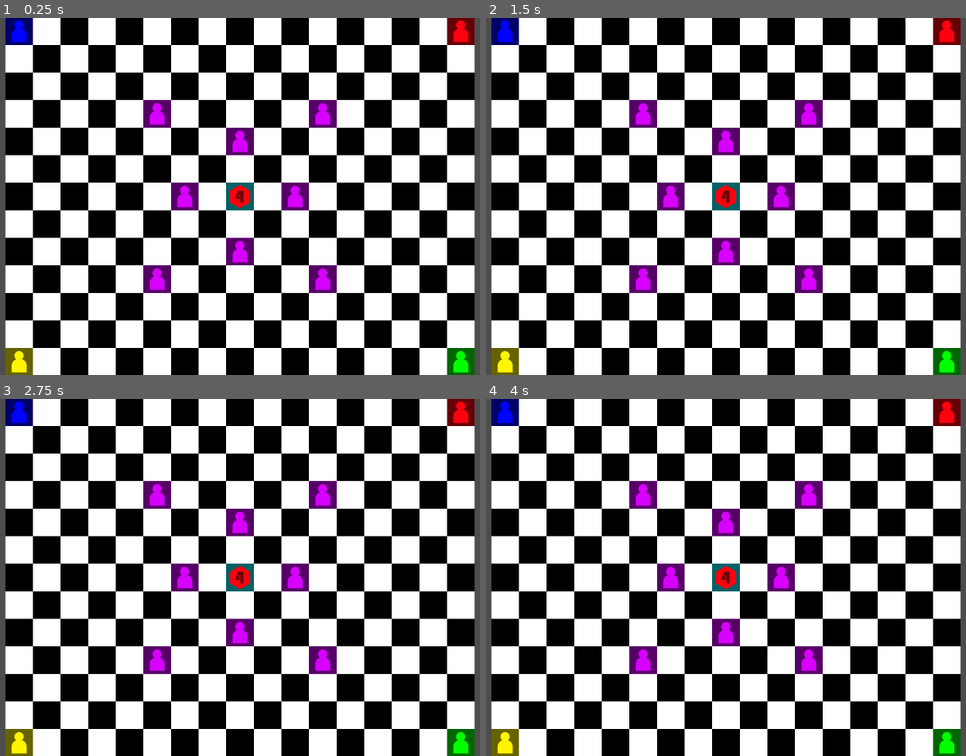
Above: before the commit, frames 1-4 (two rows, left to right).
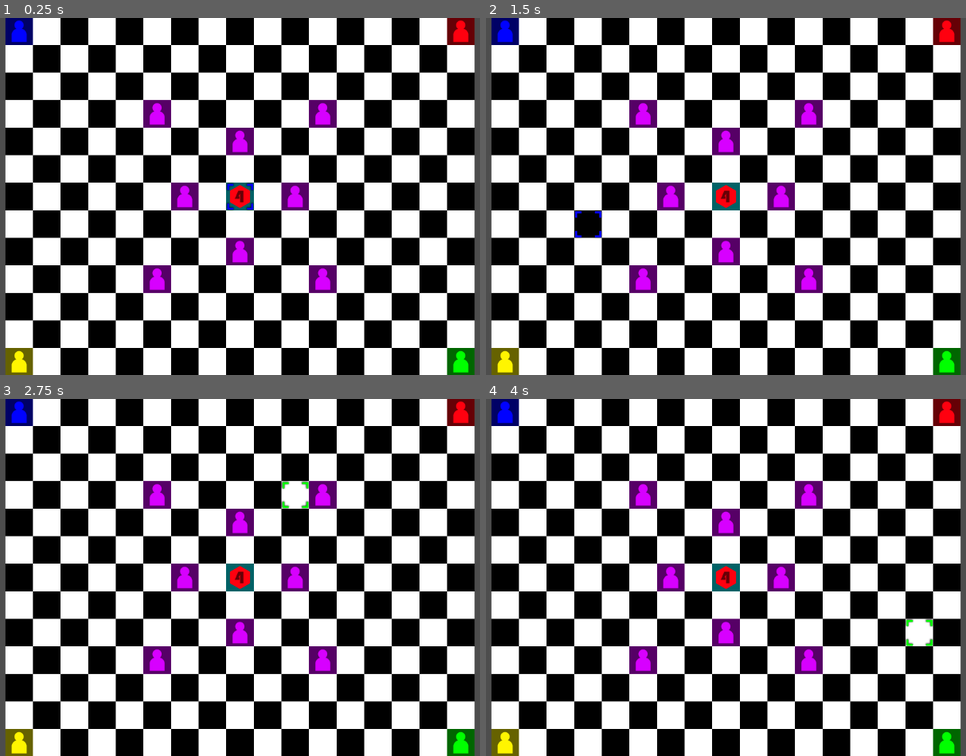
Above: after the commit, the same moments.

Repository: Davexitos/clovecebojuj
Game: Godot game, scene res://Maps/board.tscn
Same seed, same stepped clock (60 frames per second), same inputs: the game is played once before the commit and once after it.
Inputs (mouse positions are in pixels of both pictures, inside the frame that each line leads up to):
- Up to frame 1 (0.25 s): no input
- Up to frame 2 (1.5 s): tap Enter (NextTurn) at 0.5, 0.8, 1.35 s; move the mouse to (865, 178) at 0.52 s; press the mouse at (865, 178) at 0.53 s; tap Space at 1.25 s; move the mouse to (596, 214) at 1.27 s; release the mouse at (596, 214) at 1.28 s
- Up to frame 3 (2.75 s): click (110, 595) at 1.55 s; tap Enter (NextTurn) at 2, 2.3 s; move the mouse to (302, 498) at 2.02 s; press the mouse at (302, 498) at 2.03 s
- Up to frame 4 (4 s): tap Space at 2.75 s; move the mouse to (692, 648) at 2.77 s; release the mouse at (692, 648) at 2.78 s; tap Enter (NextTurn) at 2.85, 3.5, 3.8 s; click (692, 648) at 3.05 s; move the mouse to (918, 631) at 3.52 s; press the mouse at (918, 631) at 3.53 s

The runs differ from the first frame. In frame 1, 0.1% of the frame differs, in the area x 47-53%, y 46-54%; in frame 2, less than 0.1%; in frame 3, 0.1%, in the area x 47-65%, y 22-54%; in frame 4, 0.1%.

Commit message:
I make it OOP
+ better gui

Diff:
--- a/Maps/board.gd
+++ /dev/null
@@ -1,108 +0,0 @@
-extends Node2D
-var rng = RandomNumberGenerator.new()
-
-#Bude se gemu omezený počet? = když protihráč sebere červrny -> menší šance ho znovu získat
-#Uvidí hráči gemi soupeřů
-@export var ActivePl = 1
-var FocusFigure = false
-var FocusFigurePos = Vector2(0,0)
-var MoveDice = 0
-
-var Figures = []
-var Gems = []
-var Inventory
-# 0_Empty 1-4_players 5_wizards 6-9_gems
-var Map:Array[Array] = [
-	[1,0,1,0,0,0,0,0,0,0,0,0,0,0,2,0,2],
-	[0,1,0,0,0,0,0,0,0,0,0,0,0,0,0,2,0],
-	[1,0,0,0,0,0,0,0,0,0,0,0,0,0,0,0,2],
-	[0,0,0,0,0,0,0,0,0,0,0,0,0,0,0,0,0],
-	[0,0,0,0,0,0,0,0,0,0,0,0,0,0,0,0,0],
-	[0,0,0,0,0,5,0,0,0,0,0,5,0,0,0,0,0],
-	[0,0,0,0,0,0,0,0,5,0,0,0,0,0,0,0,0],
-	[0,0,0,0,0,0,0,0,0,0,0,0,0,0,0,0,0],
-	[0,0,0,0,0,0,5,0,9,0,5,0,0,0,0,0,0],
-	[0,0,0,0,0,0,0,0,0,0,0,0,0,0,0,0,0],
-	[0,0,0,0,0,0,0,0,5,0,0,0,0,0,0,0,0],
-	[0,0,0,0,0,5,0,0,0,0,0,5,0,0,0,0,0],
-	[0,0,0,0,0,0,0,0,0,0,0,0,0,0,0,0,0],
-	[0,0,0,0,0,0,0,0,0,0,0,0,0,0,0,0,0],
-	[4,0,0,0,0,0,0,0,0,0,0,0,0,0,0,0,3],
-	[0,4,0,0,0,0,0,0,0,0,0,0,0,0,0,3,0],
-	[4,0,4,0,0,0,0,0,0,0,0,0,0,0,3,0,3]
-	]
-@export var TileSize = 50
-
-# Called when the node enters the scene tree for the first time.
-func _ready() -> void:
-	reloadMap()
-	rollMoveDice()
-
-func _input(event: InputEvent) -> void:
-	if event.is_action_pressed("Click"):
-		var Tile = get_global_mouse_position()
-		if Tile.x < 0 or Tile.x > 17*TileSize or Tile.y < 0 or Tile.y > 17*TileSize:
-			return
-		Tile = Vector2(floor(Tile.x/TileSize),floor(Tile.y/TileSize))
-
-		#SecondClick
-		var Diagonal = (Tile.y+Tile.x == FocusFigurePos.y+FocusFigurePos.x or Tile.y-Tile.x == FocusFigurePos.y-FocusFigurePos.x)
-		if Map[Tile.y][Tile.x] == 0 and FocusFigure and Diagonal and abs(Tile.y-FocusFigurePos.y) <= MoveDice:
-			Map[FocusFigurePos.y][FocusFigurePos.x] = 0
-			Map[Tile.y][Tile.x] = ActivePl
-			MoveDice -= abs(Tile.y-FocusFigurePos.y)
-			FocusFigurePos = Tile
-			reloadMap()
-			#FocusFigure = false
-		#FirstClick
-		elif Map[Tile.y][Tile.x] == ActivePl:
-			FocusFigure = true
-			FocusFigurePos = Tile
-
-	if event.is_action_pressed("NextTurn"):
-		FocusFigure = false
-		ActivePl+=1
-		if ActivePl > 4:
-			ActivePl -= 4
-		rollMoveDice()
-
-func reloadMap():
-	#ClearTile
-	for i in Figures:
-		self.remove_child(i)
-	for i in Gems:
-		self.remove_child(i)
-	Figures = []
-	Gems = []
-
-	#AddToTile
-	for y in len(Map):
-		for x in len(Map[y]):
-			if Map[y][x] == 0:
-				continue
-			if Map[y][x] < 6:
-				var Figure = Sprite2D.new()
-				Figure.texture = load('res://Sprites/Figure.png')
-				Figure.hframes = 5
-				Figure.frame = Map[y][x]-1
-				Figure.position = Vector2(x*TileSize+TileSize/2,y*TileSize+TileSize/2)
-				Figures.append(Figure)
-				add_child(Figure)
-			else:
-				var Gem = Sprite2D.new()
-				Gem.texture = load('res://Sprites/Gems.png')
-				Gem.hframes = 4
-				Gem.frame = Map[y][x]-6
-				Gem.scale = Vector2(0.5,0.5)
-				Gem.position = Vector2(x*50+25,y*50+25)
-				Gems.append(Gem)
-				add_child(Gem)
-
-func rollMoveDice():
-	MoveDice = floor(rng.randf_range(1, 7))
-	print(MoveDice)
-
-
-# Called every frame. 'delta' is the elapsed time since the previous frame.
-func _process(delta: float) -> void:
-	pass
--- a/Maps/board.tscn
+++ b/Maps/board.tscn
@@ -1,8 +1,15 @@
-[gd_scene load_steps=4 format=3 uid="uid://chi633188sjr4"]
+[gd_scene load_steps=11 format=3 uid="uid://chi633188sjr4"]
 
-[ext_resource type="Script" uid="uid://c4mb73s1eltjr" path="res://Maps/board.gd" id="1_jo01r"]
+[ext_resource type="Script" uid="uid://c4mb73s1eltjr" path="res://Scripts/board.gd" id="1_jo01r"]
 [ext_resource type="Texture2D" uid="uid://bh8swn7ciae4m" path="res://Sprites/BoardS.png" id="2_jo01r"]
 [ext_resource type="Texture2D" uid="uid://dp8dcwil4socg" path="res://Sprites/Gems.png" id="3_18uys"]
+[ext_resource type="Texture2D" uid="uid://bqpulmbq6jafv" path="res://Sprites/Cursor.png" id="7_xudy4"]
+[ext_resource type="Script" uid="uid://dkmpg168vlo7c" path="res://Scripts/inventory_items.gd" id="8_gj8lt"]
+[ext_resource type="Script" uid="uid://db4657sf6h6cs" path="res://Scripts/cursor.gd" id="8_tvoxi"]
+[ext_resource type="Script" uid="uid://cbocqhsx05252" path="res://Scripts/gem.gd" id="9_82e4u"]
+[ext_resource type="Texture2D" uid="uid://u3perbt3inmj" path="res://Sprites/Glow.png" id="9_buali"]
+[ext_resource type="Script" uid="uid://dtvxerclhleww" path="res://Scripts/glow.gd" id="10_82e4u"]
+[ext_resource type="Script" uid="uid://dee17nmynpuqn" path="res://Scripts/deadbody.gd" id="10_gj8lt"]
 
 [node name="Board" type="Node2D"]
 script = ExtResource("1_jo01r")
@@ -14,9 +21,42 @@
 texture = ExtResource("2_jo01r")
 offset = Vector2(425, 425)
 
-[node name="Gems" type="Sprite2D" parent="."]
+[node name="Colectible" type="Sprite2D" parent="."]
 position = Vector2(425, 425)
 scale = Vector2(0.5, 0.5)
 texture = ExtResource("3_18uys")
 hframes = 4
 frame = 3
+
+[node name="Figure" type="Node" parent="."]
+
+[node name="InventoryItems" type="Button" parent="."]
+offset_right = 8.0
+offset_bottom = 8.0
+script = ExtResource("8_gj8lt")
+
+[node name="gem" type="Button" parent="InventoryItems"]
+layout_mode = 0
+offset_right = 8.0
+offset_bottom = 8.0
+script = ExtResource("9_82e4u")
+metadata/_custom_type_script = "uid://dkmpg168vlo7c"
+
+[node name="deadbody" type="Button" parent="InventoryItems"]
+layout_mode = 0
+offset_right = 8.0
+offset_bottom = 8.0
+script = ExtResource("10_gj8lt")
+metadata/_custom_type_script = "uid://dkmpg168vlo7c"
+
+[node name="Cursor" type="Sprite2D" parent="."]
+position = Vector2(25, 25)
+scale = Vector2(0.5, 0.5)
+texture = ExtResource("7_xudy4")
+hframes = 4
+script = ExtResource("8_tvoxi")
+
+[node name="Glow" type="Sprite2D" parent="."]
+texture = ExtResource("9_buali")
+hframes = 4
+script = ExtResource("10_82e4u")
--- /dev/null
+++ b/Scripts/GlobalVar.gd
@@ -0,0 +1,7 @@
+extends Node
+var ActivePlayer := -1:
+	set(val):
+		if val > 3:
+			ActivePlayer = 0
+		else:
+			ActivePlayer = val
--- /dev/null
+++ b/Scripts/board.gd
@@ -0,0 +1,74 @@
+extends Node2D
+enum players {blue,red,green,yelow}
+enum {mage = 4}
+
+@export var ActivePlayer: players = players.blue
+
+var rng = RandomNumberGenerator.new()
+
+#Bude se gemu omezený počet? = když protihráč sebere červrny -> menší šance ho znovu získat
+#Uvidí hráči gemi soupeřů
+
+# 0_Empty 1-4_players 5_wizards 6-9_gems
+# -1 -2 -3 -4 -5 -6 path finding
+var Map:Array[Array] = [
+	[1,0,1,0,0,0,0,0,0,0,0,0,0,0,2,0,2],
+	[0,1,0,0,0,0,0,0,0,0,0,0,0,0,0,2,0],
+	[1,0,0,0,0,0,0,0,0,0,0,0,0,0,0,0,2],
+	[0,0,0,0,0,0,0,0,0,0,0,0,0,0,0,0,0],
+	[0,0,0,0,0,0,0,0,0,0,0,0,0,0,0,0,0],
+	[0,0,0,0,0,5,0,0,0,0,0,5,0,0,0,0,0],
+	[0,0,0,0,0,0,0,0,5,0,0,0,0,0,0,0,0],
+	[0,0,0,0,0,0,0,0,0,0,0,0,0,0,0,0,0],
+	[0,0,0,0,0,0,5,0,9,0,5,0,0,0,0,0,0],
+	[0,0,0,0,0,0,0,0,0,0,0,0,0,0,0,0,0],
+	[0,0,0,0,0,0,0,0,5,0,0,0,0,0,0,0,0],
+	[0,0,0,0,0,5,0,0,0,0,0,5,0,0,0,0,0],
+	[0,0,0,0,0,0,0,0,0,0,0,0,0,0,0,0,0],
+	[0,0,0,0,0,0,0,0,0,0,0,0,0,0,0,0,0],
+	[4,0,0,0,0,0,0,0,0,0,0,0,0,0,0,0,3],
+	[0,4,0,0,0,0,0,0,0,0,0,0,0,0,0,3,0],
+	[4,0,4,0,0,0,0,0,0,0,0,0,0,0,3,0,3]
+	]
+
+var Figures = [
+	[], #Blue
+	[], #Red
+	[], #Green
+	[], #Yelow
+
+	[], #Mage
+]
+var Gems = []
+var Inventory = []
+
+
+# Called when the node enters the scene tree for the first time.
+func _ready() -> void:
+	GlobalVar.ActivePlayer =  ActivePlayer
+
+	for row in len(Map):
+		for col in len(Map[row]):
+			var val: int = Map[row][col]
+			if val == 0:
+				continue
+			elif val > 0 and val < 5:
+				var newFigure = Soldier.new(val-1)
+				newFigure.PosX = col
+				newFigure.PosY = row
+				$Figure.add_child(newFigure)
+				Figures[val-1].append(newFigure)
+			elif val == 5:
+				var newFigure = Mage.new()
+				newFigure.PosX = col
+				newFigure.PosY = row
+				$Figure.add_child(newFigure)
+				Figures[mage].append(newFigure)
+
+func _input(event: InputEvent) -> void:
+	if event.is_action_pressed("NextTurn"):
+		GlobalVar.ActivePlayer += 1
+		$Glow.hide()
+
+func _process(delta: float) -> void:
+	pass
--- /dev/null
+++ b/Scripts/cursor.gd
@@ -0,0 +1,27 @@
+extends Sprite2D
+
+
+# Called when the node enters the scene tree for the first time.
+func _ready() -> void:
+	frame = $"..".ActivePlayer
+	hide()
+
+
+# Called every frame. 'delta' is the elapsed time since the previous frame.
+func _process(delta: float) -> void:
+	var x = get_global_mouse_position().x
+	var y = get_global_mouse_position().y
+
+	if x > 0 and x < 850 and y > 0 and y < 850:
+		position.x = floor(x/50)*50 + 25
+		position.y = floor(y/50)*50 + 25
+		show()
+	else:
+		hide()
+
+func _input(event: InputEvent) -> void:
+	if event.is_action_pressed("NextTurn"):
+		if frame == 3:
+			frame = 0
+		else:
+			frame += 1
--- /dev/null
+++ b/Scripts/deadbody.gd
@@ -0,0 +1,10 @@
+extends item
+
+# Called when the node enters the scene tree for the first time.
+func _ready() -> void:
+	pass
+
+
+# Called every frame. 'delta' is the elapsed time since the previous frame.
+func _process(delta: float) -> void:
+	pass
--- /dev/null
+++ b/Scripts/figure.gd
@@ -0,0 +1,22 @@
+class_name Figure
+extends Sprite2D
+
+signal Glow(x: int,y: int)
+
+var Team := -1
+
+var PosX: int:
+	set(val):
+		position.x = 25 + 50 * val
+
+var PosY: int:
+	set(val):
+		position.y = 25 + 50 * val
+
+func _init() -> void:
+	pass
+
+func _input(event: InputEvent) -> void:
+	if event.is_action_pressed("Click") and GlobalVar.ActivePlayer == Team:
+		if position == $"../../Cursor".position:
+			$"../../Glow".glow(position.x,position.y)
--- /dev/null
+++ b/Scripts/gem.gd
@@ -0,0 +1,11 @@
+extends item
+
+
+# Called when the node enters the scene tree for the first time.
+func _ready() -> void:
+	pass # Replace with function body.
+
+
+# Called every frame. 'delta' is the elapsed time since the previous frame.
+func _process(delta: float) -> void:
+	pass
--- /dev/null
+++ b/Scripts/glow.gd
@@ -0,0 +1,18 @@
+extends Sprite2D
+
+
+# Called when the node enters the scene tree for the first time.
+func _ready() -> void:
+	hide()
+	z_index = 100
+
+
+# Called every frame. 'delta' is the elapsed time since the previous frame.
+func _process(delta: float) -> void:
+	pass
+
+func glow(x: int,y: int):
+	position.x = x
+	position.y = y
+	frame = GlobalVar.ActivePlayer
+	show()
--- /dev/null
+++ b/Scripts/inventory_items.gd
@@ -0,0 +1,12 @@
+class_name item
+extends Button
+
+
+# Called when the node enters the scene tree for the first time.
+func _ready() -> void:
+	pass # Replace with function body.
+
+
+# Called every frame. 'delta' is the elapsed time since the previous frame.
+func _process(delta: float) -> void:
+	pass
--- /dev/null
+++ b/Scripts/mage.gd
@@ -0,0 +1,13 @@
+extends Figure
+class_name Mage
+
+func _init() -> void:
+	texture = load("res://Sprites/Figure.png")
+	hframes = 5
+	vframes = 2
+	frame = 4
+
+
+# Called every frame. 'delta' is the elapsed time since the previous frame.
+func _process(delta: float) -> void:
+	pass
--- /dev/null
+++ b/Scripts/soldier.gd
@@ -0,0 +1,13 @@
+extends Figure
+class_name Soldier
+
+func _init(team:int) -> void:
+	texture = load("res://Sprites/Figure.png")
+	hframes = 5
+	vframes = 2
+	frame = team
+	Team = team
+
+# Called every frame. 'delta' is the elapsed time since the previous frame.
+func _process(delta: float) -> void:
+	pass
--- /dev/null
+++ b/Scripts/super_soldier.gd
@@ -0,0 +1,13 @@
+extends Figure
+class_name SuperSoldier
+
+func _init(team:int) -> void:
+	texture = load("res://Sprites/Figure.png")
+	hframes = 5
+	vframes = 2
+	frame = 5 + team
+	Team = team
+
+# Called every frame. 'delta' is the elapsed time since the previous frame.
+func _process(delta: float) -> void:
+	pass
--- /dev/null
+++ b/Sprites/OOP.svg
@@ -0,0 +1,222 @@
+<?xml version="1.0" encoding="UTF-8" standalone="no"?>
+<!-- Created with Inkscape (http://www.inkscape.org/) -->
+
+<svg
+   width="210mm"
+   height="297mm"
+   viewBox="0 0 210 297"
+   version="1.1"
+   id="svg1"
+   inkscape:version="1.4 (86a8ad7, 2024-10-11)"
+   sodipodi:docname="OOP.svg"
+   xmlns:inkscape="http://www.inkscape.org/namespaces/inkscape"
+   xmlns:sodipodi="http://sodipodi.sourceforge.net/DTD/sodipodi-0.dtd"
+   xmlns="http://www.w3.org/2000/svg"
+   xmlns:svg="http://www.w3.org/2000/svg">
+  <sodipodi:namedview
+     id="namedview1"
+     pagecolor="#505050"
+     bordercolor="#ffffff"
+     borderopacity="1"
+     inkscape:showpageshadow="0"
+     inkscape:pageopacity="0"
+     inkscape:pagecheckerboard="1"
+     inkscape:deskcolor="#505050"
+     inkscape:document-units="mm"
+     inkscape:zoom="1.0267829"
+     inkscape:cx="401.25326"
+     inkscape:cy="-1315.2731"
+     inkscape:window-width="1920"
+     inkscape:window-height="1017"
+     inkscape:window-x="-8"
+     inkscape:window-y="-8"
+     inkscape:window-maximized="1"
+     inkscape:current-layer="layer1" />
+  <defs
+     id="defs1" />
+  <g
+     inkscape:label="Vrstva 1"
+     inkscape:groupmode="layer"
+     id="layer1">
+    <rect
+       style="opacity:1;fill:#000000;fill-opacity:1;stroke:#000000;stroke-width:0"
+       id="rect1"
+       width="106.40981"
+       height="39.357056"
+       x="65.298149"
+       y="-361.966" />
+    <text
+       xml:space="preserve"
+       style="font-style:normal;font-variant:normal;font-weight:normal;font-stretch:normal;font-size:21.1375px;font-family:Consolas;-inkscape-font-specification:Consolas;text-align:start;writing-mode:lr-tb;direction:ltr;text-anchor:start;opacity:1;fill:#ffffff;fill-opacity:1;stroke:#000000;stroke-width:0"
+       x="77.146629"
+       y="-337.10117"
+       id="text1"><tspan
+         sodipodi:role="line"
+         id="tspan1"
+         style="font-style:normal;font-variant:normal;font-weight:normal;font-stretch:normal;font-family:Consolas;-inkscape-font-specification:Consolas;fill:#ffffff;fill-opacity:1;stroke-width:0"
+         x="77.146629"
+         y="-337.10117">Figurky</tspan></text>
+    <rect
+       style="fill:#000000;fill-opacity:1;stroke:#000000;stroke-width:0"
+       id="rect1-9"
+       width="106.40981"
+       height="39.357056"
+       x="62.858086"
+       y="-472.10162" />
+    <text
+       xml:space="preserve"
+       style="font-style:normal;font-variant:normal;font-weight:normal;font-stretch:normal;font-size:24.8254px;font-family:Consolas;-inkscape-font-specification:Consolas;text-align:start;writing-mode:lr-tb;direction:ltr;text-anchor:start;fill:#ffffff;fill-opacity:1;stroke:#000000;stroke-width:0"
+       x="74.425652"
+       y="-444.69238"
+       id="text1-2"><tspan
+         sodipodi:role="line"
+         id="tspan1-7"
+         style="font-style:normal;font-variant:normal;font-weight:normal;font-stretch:normal;font-family:Consolas;-inkscape-font-specification:Consolas;fill:#ffffff;fill-opacity:1;stroke-width:0"
+         x="74.425652"
+         y="-444.69238">Kostky</tspan></text>
+    <rect
+       style="fill:#000000;fill-opacity:1;stroke:#000000;stroke-width:0"
+       id="rect1-9-3"
+       width="62.603897"
+       height="39.357056"
+       x="-3.3429625"
+       y="-521.62463" />
+    <text
+       xml:space="preserve"
+       style="font-style:normal;font-variant:normal;font-weight:normal;font-stretch:normal;font-size:24.8254px;font-family:Consolas;-inkscape-font-specification:Consolas;text-align:start;writing-mode:lr-tb;direction:ltr;text-anchor:start;fill:#ffffff;fill-opacity:1;stroke:#000000;stroke-width:0"
+       x="8.2246046"
+       y="-494.21539"
+       id="text1-2-1"><tspan
+         sodipodi:role="line"
+         id="tspan1-7-2"
+         style="font-style:normal;font-variant:normal;font-weight:normal;font-stretch:normal;font-family:Consolas;-inkscape-font-specification:Consolas;fill:#ffffff;fill-opacity:1;stroke-width:0"
+         x="8.2246046"
+         y="-494.21539">Map</tspan></text>
+    <rect
+       style="fill:#000000;fill-opacity:1;stroke:#000000;stroke-width:0"
+       id="rect1-8"
+       width="118.77854"
+       height="39.357056"
+       x="65.393333"
+       y="-164.19505" />
+    <text
+       xml:space="preserve"
+       style="font-style:normal;font-variant:normal;font-weight:normal;font-stretch:normal;font-size:21.1375px;font-family:Consolas;-inkscape-font-specification:Consolas;text-align:start;writing-mode:lr-tb;direction:ltr;text-anchor:start;fill:#ffffff;fill-opacity:1;stroke:#000000;stroke-width:0"
+       x="77.241814"
+       y="-139.33023"
+       id="text1-8"><tspan
+         sodipodi:role="line"
+         id="tspan1-2"
+         style="font-style:normal;font-variant:normal;font-weight:normal;font-stretch:normal;font-family:Consolas;-inkscape-font-specification:Consolas;fill:#ffffff;fill-opacity:1;stroke-width:0"
+         x="77.241814"
+         y="-139.33023">Inventář</tspan></text>
+    <rect
+       style="fill:#000000;fill-opacity:1;stroke:#000000;stroke-width:0"
+       id="rect1-8-1"
+       width="95.071808"
+       height="39.357056"
+       x="113.3679"
+       y="-115.24017" />
+    <text
+       xml:space="preserve"
+       style="font-style:normal;font-variant:normal;font-weight:normal;font-stretch:normal;font-size:21.1375px;font-family:Consolas;-inkscape-font-specification:Consolas;text-align:start;writing-mode:lr-tb;direction:ltr;text-anchor:start;fill:#ffffff;fill-opacity:1;stroke:#000000;stroke-width:0"
+       x="125.21638"
+       y="-90.375336"
+       id="text1-8-7"><tspan
+         sodipodi:role="line"
+         id="tspan1-2-1"
+         style="font-style:normal;font-variant:normal;font-weight:normal;font-stretch:normal;font-family:Consolas;-inkscape-font-specification:Consolas;fill:#ffffff;fill-opacity:1;stroke-width:0"
+         x="125.21638"
+         y="-90.375336">žetony</tspan></text>
+    <rect
+       style="fill:#000000;fill-opacity:1;stroke:#000000;stroke-width:0"
+       id="rect1-8-1-7"
+       width="107.44054"
+       height="39.357056"
+       x="115.28249"
+       y="-70.760231" />
+    <text
+       xml:space="preserve"
+       style="font-style:normal;font-variant:normal;font-weight:normal;font-stretch:normal;font-size:21.1375px;font-family:Consolas;-inkscape-font-specification:Consolas;text-align:start;writing-mode:lr-tb;direction:ltr;text-anchor:start;fill:#ffffff;fill-opacity:1;stroke:#000000;stroke-width:0"
+       x="127.13097"
+       y="-45.89539"
+       id="text1-8-7-6"><tspan
+         sodipodi:role="line"
+         id="tspan1-2-1-1"
+         style="font-style:normal;font-variant:normal;font-weight:normal;font-stretch:normal;font-family:Consolas;-inkscape-font-specification:Consolas;fill:#ffffff;fill-opacity:1;stroke-width:0"
+         x="127.13097"
+         y="-45.89539">Mrtvoly</tspan></text>
+    <rect
+       style="fill:#000000;fill-opacity:1;stroke:#000000;stroke-width:0"
+       id="rect1-8-1-2"
+       width="95.071808"
+       height="39.357056"
+       x="107.17704"
+       y="-268.26166" />
+    <text
+       xml:space="preserve"
+       style="font-style:normal;font-variant:normal;font-weight:normal;font-stretch:normal;font-size:21.1375px;font-family:Consolas;-inkscape-font-specification:Consolas;text-align:start;writing-mode:lr-tb;direction:ltr;text-anchor:start;fill:#ffffff;fill-opacity:1;stroke:#000000;stroke-width:0"
+       x="119.02552"
+       y="-243.3968"
+       id="text1-8-7-2"><tspan
+         sodipodi:role="line"
+         id="tspan1-2-1-16"
+         style="font-style:normal;font-variant:normal;font-weight:normal;font-stretch:normal;font-family:Consolas;-inkscape-font-specification:Consolas;fill:#ffffff;fill-opacity:1;stroke-width:0"
+         x="119.02552"
+         y="-243.3968">Pěšáci</tspan></text>
+    <rect
+       style="fill:#000000;fill-opacity:1;stroke:#000000;stroke-width:0"
+       id="rect1-8-1-7-8"
+       width="170.31491"
+       height="39.357056"
+       x="109.09164"
+       y="-223.78169" />
+    <text
+       xml:space="preserve"
+       style="font-style:normal;font-variant:normal;font-weight:normal;font-stretch:normal;font-size:21.1375px;font-family:Consolas;-inkscape-font-specification:Consolas;text-align:start;writing-mode:lr-tb;direction:ltr;text-anchor:start;fill:#ffffff;fill-opacity:1;stroke:#000000;stroke-width:0"
+       x="120.94012"
+       y="-198.91685"
+       id="text1-8-7-6-5"><tspan
+         sodipodi:role="line"
+         id="tspan1-2-1-1-7"
+         style="font-style:normal;font-variant:normal;font-weight:normal;font-stretch:normal;font-family:Consolas;-inkscape-font-specification:Consolas;fill:#ffffff;fill-opacity:1;stroke-width:0"
+         x="120.94012"
+         y="-198.91685">Super jedotky</tspan></text>
+    <rect
+       style="fill:#000000;fill-opacity:1;stroke:#000000;stroke-width:0"
+       id="rect2"
+       width="155.62706"
+       height="39.357056"
+       x="62.858086"
+       y="-424.1236" />
+    <text
+       xml:space="preserve"
+       style="font-style:normal;font-variant:normal;font-weight:normal;font-stretch:normal;font-size:24.8254px;font-family:Consolas;-inkscape-font-specification:Consolas;text-align:start;writing-mode:lr-tb;direction:ltr;text-anchor:start;fill:#ffffff;fill-opacity:1;stroke:#000000;stroke-width:0"
+       x="74.425652"
+       y="-396.71436"
+       id="text2"><tspan
+         sodipodi:role="line"
+         id="tspan2"
+         style="font-style:normal;font-variant:normal;font-weight:normal;font-stretch:normal;font-family:Consolas;-inkscape-font-specification:Consolas;fill:#ffffff;fill-opacity:1;stroke-width:0"
+         x="74.425652"
+         y="-396.71436">Colectible</tspan></text>
+    <rect
+       style="fill:#000000;fill-opacity:1;stroke:#000000;stroke-width:0"
+       id="rect3"
+       width="95.071808"
+       height="39.357056"
+       x="107.17704"
+       y="-314.90207" />
+    <text
+       xml:space="preserve"
+       style="font-style:normal;font-variant:normal;font-weight:normal;font-stretch:normal;font-size:21.1375px;font-family:Consolas;-inkscape-font-specification:Consolas;text-align:start;writing-mode:lr-tb;direction:ltr;text-anchor:start;fill:#ffffff;fill-opacity:1;stroke:#000000;stroke-width:0"
+       x="119.02552"
+       y="-290.03723"
+       id="text3"><tspan
+         sodipodi:role="line"
+         id="tspan3"
+         style="font-style:normal;font-variant:normal;font-weight:normal;font-stretch:normal;font-family:Consolas;-inkscape-font-specification:Consolas;fill:#ffffff;fill-opacity:1;stroke-width:0"
+         x="119.02552"
+         y="-290.03723">Magové</tspan></text>
+  </g>
+</svg>
--- a/project.godot
+++ b/project.godot
@@ -14,6 +14,10 @@
 run/main_scene="uid://chi633188sjr4"
 config/features=PackedStringArray("4.4", "Forward Plus")
 config/icon="res://icon.svg"
+
+[autoload]
+
+GlobalVar="*res://Scripts/GlobalVar.gd"
 
 [display]
 
Not shown, added: Scripts/GlobalVar.gd.uid
Renamed: Maps/board.gd.uid -> Scripts/board.gd.uid
Not shown, added: Scripts/cursor.gd.uid
Not shown, added: Scripts/deadbody.gd.uid
Not shown, added: Scripts/figure.gd.uid
Not shown, added: Scripts/gem.gd.uid
Not shown, added: Scripts/glow.gd.uid
Not shown, added: Scripts/inventory_items.gd.uid
Not shown, added: Scripts/mage.gd.uid
Not shown, added: Scripts/soldier.gd.uid
Not shown, added: Scripts/super_soldier.gd.uid
Binary file added: Sprites/Cursor.png
(and 6 more such lines)
